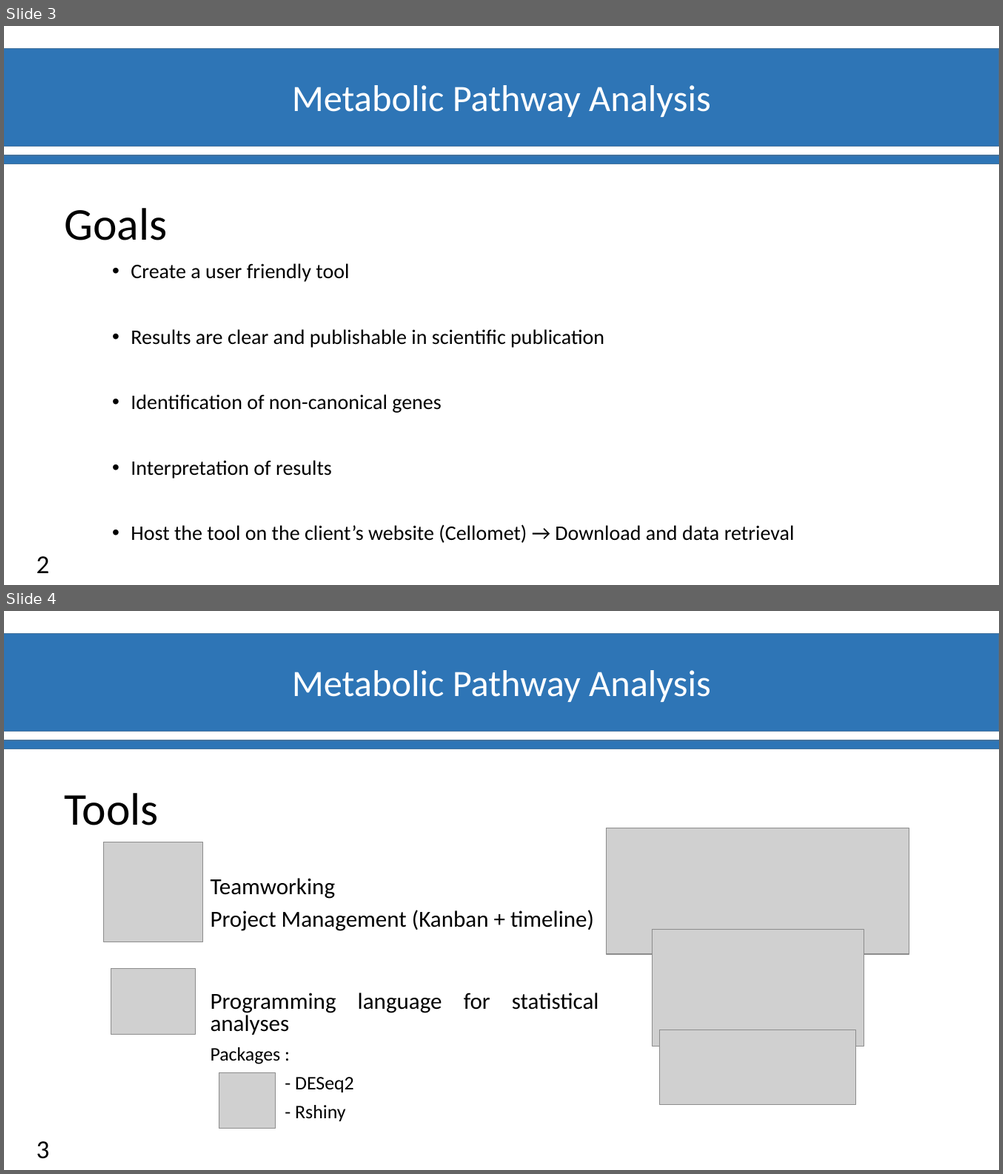
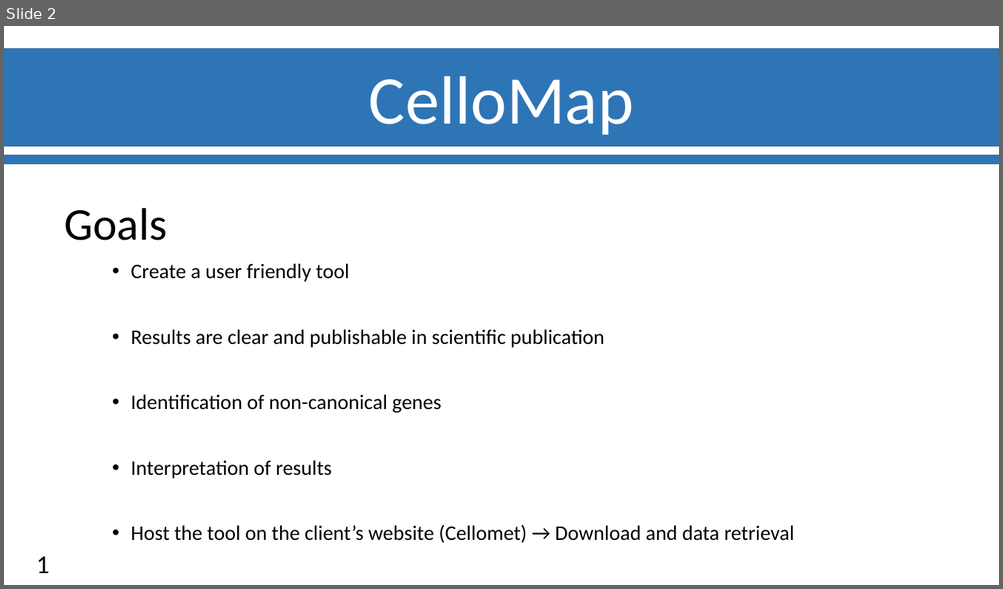
Before and after one commit to Ylefol/projet-INSERM_V5, a slide deck: Slides/Diapos_Suivit_projet.pptx. Shown one above the other, each under a label of ours: slides 3 and 4 before the commit, slide 2 after it. The pictures are 1003x1174 and 1003x589 pixels, drawn with LibreOffice and Linux fonts; fonts in the diff are those of the drawing; grey boxes stand for pictures; background and template pictures are left out. Boxes give left, top, right and bottom in pixels: in the first picture for what was removed or moved away, otherwise in the second. Text is boxed around its words. In the diff, an @@ line names an element or a change of style, - is before the commit and + after.

```diff
--- a/Slides/Diapos_Suivit_projet.pptx
+++ b/Slides/Diapos_Suivit_projet.pptx
@@ slide 4 removed at [4, 611, 999, 1170], background #FFFFFF; not listed: 3 template elements that a slide beside it also shows @@
@@ text removed at [64, 793, 159, 826] @@
-Tools
@@ picture removed at [607, 828, 909, 954] @@
@@ picture removed at [103, 843, 203, 943] @@
@@ text removed at [210, 878, 599, 1122] @@
-Teamworking
-Project Management (Kanban + timeline)
-Programming language for statistical analyses
-Packages :
-- DESeq2
-- Rshiny
@@ picture removed at [652, 931, 864, 1047] @@
@@ picture removed at [111, 969, 195, 1034] @@
@@ picture removed at [660, 1031, 856, 1105] @@
@@ picture removed at [219, 1073, 276, 1130] @@
@@ page number removed at [37, 1142, 50, 1159] @@
-3
@@ what was slide 3 is now slide 2 @@
@@ slide 2 changed as well @@
@@ text removed at [292, 85, 711, 117] @@
-Metabolic Pathway Analysis
@@ text added at [369, 76, 634, 135], 66 pt, text #FFFFFF @@
+CelloMap
@@ page number at [37, 557, 50, 574]: text changed @@
-2
+1
```
Also in this commit, not shown: 3 other slides changed, 6 slides added, 6 other slides removed.
